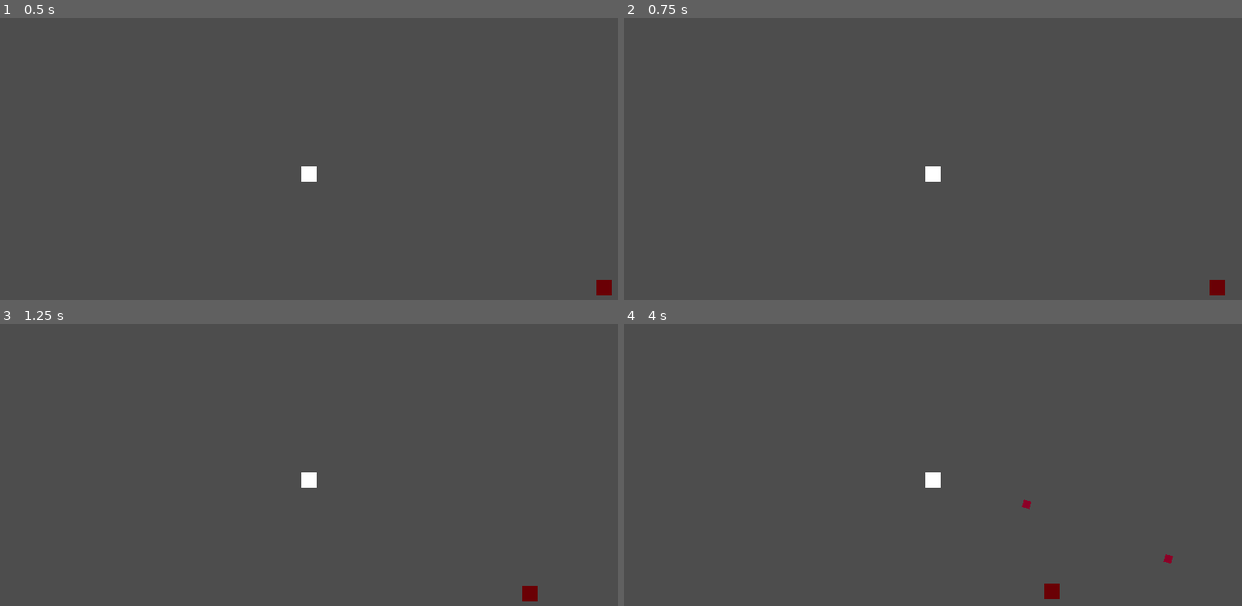
Above: before the commit, frames 1-4 (two rows, left to right).
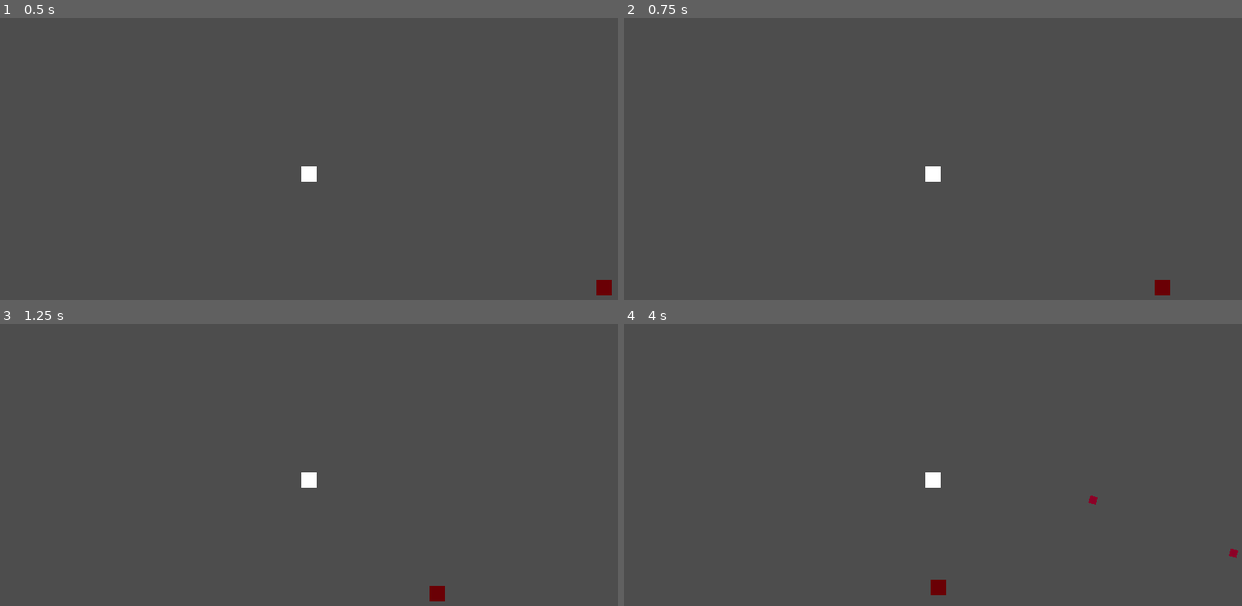
Above: after the commit, the same moments.

Repository: Huffmanz/BloodDebt
Game: Godot game, scene res://levels/world.tscn
The game is run twice, just before and just after one commit, with the same random seed, the same clock (stepped at 60 frames per second) and the same inputs. Before the commit the project has no main scene; this scene is started directly in both runs.
Inputs (mouse positions are in pixels of both pictures, inside the frame that each line leads up to):
- Up to frame 1 (0.5 s): no input
- Up to frame 2 (0.75 s): tap Enter at 0.5 s; move the mouse to (1068, 156) at 0.52 s; hold D (move_right) from 0.53 s (still down); tap Shift (dash, bound only after the commit) at 0.6 s
- Up to frame 3 (1.25 s): keep holding D (move_right)
- Up to frame 4 (4 s): move the mouse to (809, 498) at 1.27 s; release D (move_right) at 1.28 s; hold S (move_down) 1.28-2.03 s; click (809, 498) at 1.35 s; tap Shift (dash, bound only after the commit) at 1.55, 2.1, 2.85, 3.8 s; move the mouse to (994, 402) at 2.02 s; hold D (move_right) 2.03-2.78 s; move the mouse to (902, 549) at 2.77 s; hold W (move_up) 2.78-3.53 s; move the mouse to (1118, 532) at 3.52 s; press the mouse at (1118, 532) at 3.53 s; hold A (move_left) from 3.53 s (still down)

Frame 1 is identical in both runs. In frame 2, 0.3% of the frame differs, in the area x 85-98%, y 92-99%; in frame 3, 0.3%; in frame 4, 0.4%, in the area x 49-100%, y 60-98%.

Commit message:
damage numbers, item drop component

Diff:
--- a/autoload/game_events.gd
+++ b/autoload/game_events.gd
@@ -1,9 +1,17 @@
 extends Node
 
 signal camera_shake(camera_shake_strength: float)
+signal player_blood_gained(amount: float)
+signal player_health_updated(current_health: float)
 
 func emit_camera_shake(camera_shake_strength: float) -> void:
 	camera_shake.emit(camera_shake_strength)
+
+func emit_player_blood_gained(amount: float):
+	player_blood_gained.emit(amount)
+
+func emit_player_health_updated(amount: float):
+	player_health_updated.emit(amount)
 
 func frameFreeze(timeScale, duration):
 	Engine.time_scale = timeScale
--- /dev/null
+++ b/combat/enemy_projectile.tscn
@@ -0,0 +1,9 @@
+[gd_scene load_steps=2 format=3 uid="uid://c0ktaxgayppbn"]
+
+[ext_resource type="PackedScene" uid="uid://b07sdwdmbai0f" path="res://combat/projectile.tscn" id="1_s0a2u"]
+
+[node name="EnemyProjectile" instance=ExtResource("1_s0a2u")]
+
+[node name="HitboxComponent" parent="." index="3"]
+collision_layer = 4
+collision_mask = 5
--- a/combat/hurtbox_component.gd
+++ b/combat/hurtbox_component.gd
@@ -4,6 +4,7 @@
 signal hit
 
 @export var health_component: HealthComponent
+var floating_text_scene = preload("res://ui/floating_text.tscn")
 
 func _ready():
 	area_entered.connect(on_area_entered)
@@ -17,5 +18,14 @@
 
 	var hitbox_component = other_area as HitboxComponent
 	health_component.damage(hitbox_component.damage)
-	GameEvents.frameFreeze(0.1, 0.3)
+	#GameEvents.frameFreeze(0.1, 0.3)
+	create_damage_numbers(hitbox_component.damage)
 	hit.emit()
+
+
+func create_damage_numbers(damage: float):
+	var floating_text = floating_text_scene.instantiate() as Node2D
+	get_tree().get_first_node_in_group("foreground_layer").add_child(floating_text)
+	floating_text.global_position = global_position + (Vector2.UP * 16)
+	var format_screen = "%0.0f"
+	floating_text.start(format_screen % damage)
--- a/enemy/enemy.tscn
+++ b/enemy/enemy.tscn
@@ -1,10 +1,12 @@
-[gd_scene load_steps=9 format=3 uid="uid://cxy2wkr77qtfl"]
+[gd_scene load_steps=11 format=3 uid="uid://cxy2wkr77qtfl"]
 
 [ext_resource type="Script" path="res://enemy/enemy.gd" id="1_8lvpl"]
 [ext_resource type="Script" path="res://movement/velocity_component.gd" id="1_f11ad"]
 [ext_resource type="PackedScene" uid="uid://ba3o6wranxgfb" path="res://combat/health_component.tscn" id="2_0f1q0"]
 [ext_resource type="Script" path="res://combat/hurtbox_component.gd" id="3_nqemj"]
+[ext_resource type="PackedScene" uid="uid://b7ypim4t8ele4" path="res://items/item_drop_component.tscn" id="4_p048s"]
 [ext_resource type="Script" path="res://combat/hitbox_component.gd" id="5_03rxt"]
+[ext_resource type="PackedScene" uid="uid://csbfy5b34ecv5" path="res://items/blood_vial/blood_vial.tscn" id="5_hqfns"]
 
 [sub_resource type="RectangleShape2D" id="RectangleShape2D_jp4u5"]
 size = Vector2(16, 16)
@@ -28,12 +30,18 @@
 script = ExtResource("1_f11ad")
 
 [node name="HealthComponent" parent="." instance=ExtResource("2_0f1q0")]
+max_health = 1.0
+
+[node name="ItemDropComponent" parent="." node_paths=PackedStringArray("health_component") instance=ExtResource("4_p048s")]
+drop_percent = 1.0
+health_component = NodePath("../HealthComponent")
+item_scene = ExtResource("5_hqfns")
 
 [node name="Sprite2D" type="Sprite2D" parent="."]
 texture = SubResource("GradientTexture2D_jdy51")
 
 [node name="HurtboxComponent" type="Area2D" parent="." node_paths=PackedStringArray("health_component")]
-collision_layer = 0
+collision_layer = 16
 collision_mask = 16
 script = ExtResource("3_nqemj")
 health_component = NodePath("../HealthComponent")
--- /dev/null
+++ b/items/blood_vial/blood_vial.gd
@@ -0,0 +1,38 @@
+extends Node2D
+
+@onready var area_2d: Area2D = $Area2D
+@onready var sprite: Sprite2D = $Sprite2D
+@onready var collision_shape_2d: CollisionShape2D = $Area2D/CollisionShape2D
+
+func _ready():
+	area_2d.area_entered.connect(on_area_entered)
+
+func tween_collect(percent: float, start_position: Vector2):
+	var player = get_tree().get_first_node_in_group("player")
+	if player == null:
+		return
+
+	global_position = start_position.lerp(player.global_position, percent)
+	var direction_from_start = player.global_position - start_position
+	var target_rotation = direction_from_start.angle() + deg_to_rad(90)
+	rotation = lerp_angle(rotation, target_rotation, 1-exp(-2 * get_process_delta_time()))
+
+func collect():
+	#$RandomStreamPlayer2DComponent.play_random()
+	#await $RandomStreamPlayer2DComponent.finished
+	GameEvents.emit_player_blood_gained(1)
+	queue_free()
+
+func disable_collision():
+	collision_shape_2d.disabled =  true
+
+func on_area_entered(other_area: Area2D):
+	Callable(disable_collision).call_deferred()
+	var tween = create_tween()
+	tween.set_parallel()
+	tween.tween_method(tween_collect.bind(global_position), 0.0, 1.0, .5)\
+		.set_ease(Tween.EASE_IN)\
+		.set_trans(Tween.TRANS_BACK)
+	tween.tween_property(sprite, "scale", Vector2.ZERO, .05).set_delay(.45)
+	tween.chain() #finish other tweens first
+	tween.tween_callback(collect)
--- /dev/null
+++ b/items/blood_vial/blood_vial.tscn
@@ -0,0 +1,27 @@
+[gd_scene load_steps=5 format=3 uid="uid://csbfy5b34ecv5"]
+
+[ext_resource type="Script" path="res://items/blood_vial/blood_vial.gd" id="1_ldumt"]
+
+[sub_resource type="CircleShape2D" id="CircleShape2D_u284k"]
+radius = 5.0
+
+[sub_resource type="Gradient" id="Gradient_1mg57"]
+colors = PackedColorArray(0.877136, 0, 0.292229, 1, 0.878431, 0, 0.294118, 1)
+
+[sub_resource type="GradientTexture2D" id="GradientTexture2D_t0t14"]
+gradient = SubResource("Gradient_1mg57")
+width = 8
+height = 8
+
+[node name="BloodVial" type="Node2D"]
+script = ExtResource("1_ldumt")
+
+[node name="Area2D" type="Area2D" parent="."]
+collision_layer = 0
+collision_mask = 64
+
+[node name="CollisionShape2D" type="CollisionShape2D" parent="Area2D"]
+shape = SubResource("CircleShape2D_u284k")
+
+[node name="Sprite2D" type="Sprite2D" parent="."]
+texture = SubResource("GradientTexture2D_t0t14")
--- /dev/null
+++ b/items/item_drop_component.gd
@@ -0,0 +1,32 @@
+extends Node
+
+@export_range(0, 1) var drop_percent: float =  .5
+@export var health_component: HealthComponent
+@export var item_scene: PackedScene
+
+func _ready() -> void:
+	health_component.died.connect(_on_died)
+
+
+func _on_died() -> void:
+	var adjusted_drop_percent = drop_percent
+	#var experience_gain_upgrade_count = MetaProgression.get_upgrade_count("experience_gain")
+	#if experience_gain_upgrade_count > 0:
+	#	adjusted_drop_percent += experience_gain_upgrade_count * .1
+
+	if randf() > adjusted_drop_percent:
+		return
+
+	if item_scene == null:
+		return
+
+	if not owner is Node2D:
+		return
+
+	var entities_layer = get_tree().get_first_node_in_group("entities_layer")
+	var spawn_position = (owner as Node2D).global_position
+	var item_instance = item_scene.instantiate() as Node2D
+	if entities_layer == null:
+		return
+	get_tree().current_scene.add_child(item_instance)
+	item_instance.global_position = spawn_position
--- /dev/null
+++ b/items/item_drop_component.tscn
@@ -0,0 +1,6 @@
+[gd_scene load_steps=2 format=3 uid="uid://b7ypim4t8ele4"]
+
+[ext_resource type="Script" path="res://items/item_drop_component.gd" id="1_7pjx2"]
+
+[node name="ItemDropComponent" type="Node"]
+script = ExtResource("1_7pjx2")
--- a/levels/world.tscn
+++ b/levels/world.tscn
@@ -5,7 +5,11 @@
 
 [node name="world" type="Node2D"]
 
-[node name="Player" parent="." instance=ExtResource("1_yb148")]
+[node name="entities" type="Node2D" parent="." groups=["entities_layer"]]
 
-[node name="enemy" parent="." instance=ExtResource("2_2h41v")]
+[node name="Player" parent="entities" instance=ExtResource("1_yb148")]
+
+[node name="enemy" parent="entities" instance=ExtResource("2_2h41v")]
 position = Vector2(306, 118)
+
+[node name="foreground" type="Node2D" parent="." groups=["foreground_layer"]]
--- a/player/player.gd
+++ b/player/player.gd
@@ -3,26 +3,39 @@
 const PLAYER_PROJECTILE = preload("res://combat/player_projectile.tscn")
 
 @onready var velocity_component: VelocityComponent = $VelocityComponent
+@onready var dashing_component: VelocityComponent = $DashingComponent
 @onready var health_component: HealthComponent = $HealthComponent
 @onready var hurtbox_component: HurtboxComponent = $HurtboxComponent
 @onready var attack_timer: Timer = $attack_timer
+@onready var dash_timer: Timer = $DashingComponent/DashTimer
 
 var direction := Vector2.ZERO
 var can_shoot := true
+var dashing := false
+var dash_direction:=Vector2.ZERO
 
 func _ready() -> void:
 	health_component.died.connect(on_died)
 	hurtbox_component.hit.connect(_hurtbox_hit)
 	attack_timer.timeout.connect(_attack_timer_timeout)
+	GameEvents.player_blood_gained.connect(_player_blood_gained)
+	health_component.health_changed.connect(_player_health_changed)
+	dash_timer.timeout.connect(_dash_timeout)
 
 func _physics_process(delta: float) -> void:
+	direction.x = Input.get_axis("move_left", "move_right")
+	direction.y = Input.get_axis("move_up", "move_down")
 	if Input.is_action_pressed("left_mouse"):
 		fire()
+	if Input.is_action_just_pressed("dash"):
+		dashing = true
+		dash_timer.start()
+		dash_direction = direction
 
-	direction.x = Input.get_axis("move_left", "move_right")
-	direction.y = Input.get_axis("move_up", "move_down")
-
-	velocity = velocity_component.accelerate_in_direction(direction)
+	if dashing:
+		velocity = dashing_component.accelerate_in_direction(dash_direction)
+	else:
+		velocity = velocity_component.accelerate_in_direction(direction)
 	move_and_slide()
 
 func fire():
@@ -38,11 +51,21 @@
 	attack_timer.start()
 
 func _hurtbox_hit():
-	#GameEvents.frameFreeze(0.1, 0.3)
+	GameEvents.frameFreeze(0.1, 0.3)
 	GameEvents.emit_camera_shake(5)
 
 func _attack_timer_timeout():
 	can_shoot = true
 
+func _player_blood_gained(amount: int):
+	health_component.heal(amount)
+
+func _player_health_changed():
+	GameEvents.emit_player_health_updated(health_component.current_health)
+	print(health_component.current_health)
+
+func _dash_timeout():
+	dashing = false
+
 func on_died():
 	print("DEAD")
--- a/player/player.tscn
+++ b/player/player.tscn
@@ -18,7 +18,10 @@
 width = 16
 height = 16
 
-[node name="Player" type="CharacterBody2D"]
+[sub_resource type="CircleShape2D" id="CircleShape2D_nw0u4"]
+radius = 32.0
+
+[node name="Player" type="CharacterBody2D" groups=["player"]]
 collision_layer = 2
 script = ExtResource("1_v6xto")
 
@@ -27,6 +30,14 @@
 
 [node name="VelocityComponent" parent="." instance=ExtResource("2_3dy3y")]
 max_speed = 150
+
+[node name="DashingComponent" parent="." instance=ExtResource("2_3dy3y")]
+max_speed = 500
+acceleration = 500.0
+
+[node name="DashTimer" type="Timer" parent="DashingComponent"]
+wait_time = 0.25
+one_shot = true
 
 [node name="HealthComponent" parent="." instance=ExtResource("2_sa1f4")]
 
@@ -47,3 +58,10 @@
 [node name="attack_timer" type="Timer" parent="."]
 wait_time = 0.25
 one_shot = true
+
+[node name="PickupArea" type="Area2D" parent="."]
+collision_layer = 64
+collision_mask = 0
+
+[node name="CollisionShape2D" type="CollisionShape2D" parent="PickupArea"]
+shape = SubResource("CircleShape2D_nw0u4")
--- a/project.godot
+++ b/project.godot
@@ -11,6 +11,7 @@
 [application]
 
 config/name="BloodDebt"
+run/main_scene="res://levels/world.tscn"
 config/features=PackedStringArray("4.3", "GL Compatibility")
 config/icon="res://icon.svg"
 
@@ -54,6 +55,11 @@
 "events": [Object(InputEventMouseButton,"resource_local_to_scene":false,"resource_name":"","device":-1,"window_id":0,"a …(258 unchanged characters)…
 ]
 }
+dash={
+"deadzone": 0.5,
+"events": [Object(InputEventKey,"resource_local_to_scene":false,"resource_name":"","device":-1,"window_id":0,"alt_pressed":false,"shift_pressed":false,"ctrl_pressed":false,"meta_pressed":false,"pressed":false,"keycode":0,"physical_keycode":4194325,"key_label":0,"unicode":0,"location":0,"echo":false,"script":null)
+]
+}
 
 [layer_names]
 
@@ -63,6 +69,7 @@
 2d_physics/layer_4="enemy"
 2d_physics/layer_5="enemy_hurt"
 2d_physics/layer_6="interactable"
+2d_physics/layer_7="player_pickup"
 
 [rendering]
 
--- /dev/null
+++ b/scripts/weighted_table.gd
@@ -0,0 +1,34 @@
+class_name WeightedTable
+
+var items: Array[Dictionary] = []
+var weight_sum = 0
+
+func add_item(item, weight: int):
+	items.append({"item": item, "weight": weight})
+	weight_sum += weight
+
+func remove_item(item_to_remove):
+	items = items.filter(func (item): return item["item"] != item_to_remove)
+	weight_sum = 0
+	for item in items:
+		weight_sum += item["weight"]
+
+func pick_item(exclude: Array = []):
+
+	var adjusted_items: Array[Dictionary] = items
+	var adjusted_weight_sum = weight_sum
+	if exclude.size() > 0:
+		adjusted_items = []
+		adjusted_weight_sum = 0
+		for item in items:
+			if item["item"] in exclude:
+				continue
+			adjusted_items.append(item)
+			adjusted_weight_sum	 += item["weight"]
+
+	var chosen_weight = randi_range(1, adjusted_weight_sum)
+	var iteration_sum = 0
+	for item in adjusted_items:
+		iteration_sum += item["weight"]
+		if chosen_weight <= iteration_sum:
+			return item["item"]
--- /dev/null
+++ b/ui/floating_text.gd
@@ -0,0 +1,30 @@
+extends Node2D
+
+@onready var label: Label = $Label
+
+func start(text: String):
+	label.text = text
+	var tween = create_tween()
+	tween.set_parallel()
+
+	tween.tween_property(self, "global_position", global_position + (Vector2.UP * 16), .3)\
+		.set_ease(Tween.EASE_OUT)\
+		.set_trans(Tween.TRANS_CUBIC)
+	tween.chain()
+
+	tween.tween_property(self, "global_position", global_position + (Vector2.UP * 48), .5)\
+		.set_ease(Tween.EASE_IN).set_trans(Tween.TRANS_CUBIC)
+	tween.tween_property(self, "scale", Vector2.ZERO, .5)\
+		.set_ease(Tween.EASE_IN)\
+		.set_trans(Tween.TRANS_CUBIC)
+	tween.chain()
+
+	tween.tween_callback(queue_free)
+
+	var scale_tween = create_tween()
+	scale_tween.tween_property(self, "scale", Vector2.ONE * 1.5, .15)\
+		.set_ease(Tween.EASE_OUT)\
+		.set_trans(Tween.TRANS_CUBIC)
+	scale_tween.tween_property(self, "scale", Vector2.ONE , .15)\
+		.set_ease(Tween.EASE_IN)\
+		.set_trans(Tween.TRANS_CUBIC)
--- /dev/null
+++ b/ui/floating_text.tscn
@@ -0,0 +1,16 @@
+[gd_scene load_steps=2 format=3 uid="uid://b6n6al087ro06"]
+
+[ext_resource type="Script" path="res://ui/floating_text.gd" id="1_4eqfp"]
+
+[node name="FloatingText" type="Node2D"]
+script = ExtResource("1_4eqfp")
+
+[node name="Label" type="Label" parent="."]
+offset_left = -50.0
+offset_top = -14.0
+offset_right = 50.0
+offset_bottom = 18.0
+text = "700
+"
+horizontal_alignment = 1
+vertical_alignment = 1
Not shown: 1 places in player/player.tscn that only renumber resources
